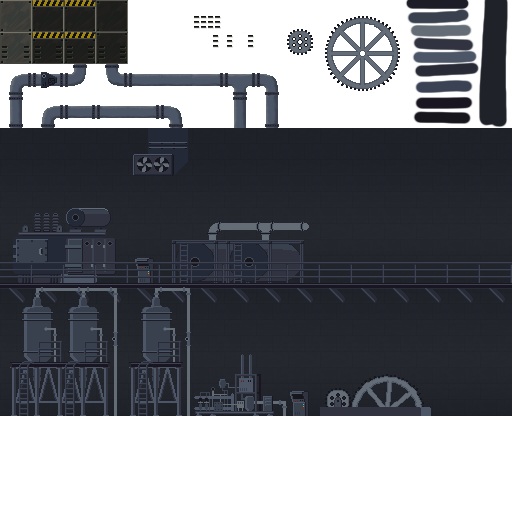
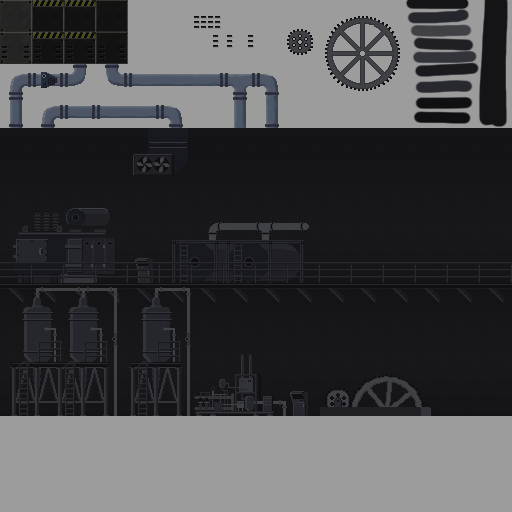
Layers edited between the first and the second w=512, h=512 image:
added group "Pipes" with 17 layers above "Hue/Saturation 1" over [left=9, top=64, right=279, bottom=128]
renamed "Layer 4 copy 2" to "pipe(left-right)", moved it into group "Pipes" over [left=128, top=105, right=160, bottom=119]
renamed "Layer 4 copy 6" to "pipe(left-right)", moved it into group "Pipes" over [left=192, top=73, right=224, bottom=87]
renamed "Layer 4 copy 5" to "pipe(left-right)", moved it into group "Pipes" over [left=128, top=73, right=160, bottom=87]
renamed "Layer 4 copy" to "pipe(left-right)", moved it into group "Pipes" over [left=96, top=105, right=128, bottom=119]
renamed "Layer 4 copy 8" to "pipe(top-bottom)", moved it into group "Pipes" over [left=265, top=96, right=279, bottom=128]
renamed "Layer 4 copy 7" to "pipe(top-bottom)", moved it into group "Pipes" over [left=233, top=96, right=247, bottom=128]
renamed "Layer 4 copy 4" to "valve_pipe(bottomright)", moved it into group "Pipes" over [left=32, top=72, right=64, bottom=88]
renamed "Layer 3 copy 4" to "pipe(top-left)", moved it into group "Pipes" over [left=105, top=64, right=128, bottom=87]
renamed "Layer 5" to "pipe(left-bottom-right)", moved it into group "Pipes" over [left=224, top=73, right=256, bottom=96]
renamed "Layer 3 copy 5" to "pipe(bottom-right)", moved it into group "Pipes" over [left=256, top=73, right=279, bottom=96]
renamed "Layer 3 copy" to "pipe(bottom-right)", moved it into group "Pipes" over [left=160, top=105, right=183, bottom=128]
renamed "Layer 3 copy 3" to "pipe(top-right)", moved it into group "Pipes" over [left=64, top=64, right=87, bottom=88]
renamed "Layer 3 copy 2" to "pipe(left-bottom)", moved it into group "Pipes" over [left=9, top=72, right=32, bottom=96]
renamed "Layer 3" to "pipe(left-bottom)", moved it into group "Pipes" over [left=41, top=104, right=64, bottom=128]
…and 3 more changes (3 renamed, 3 stack)
